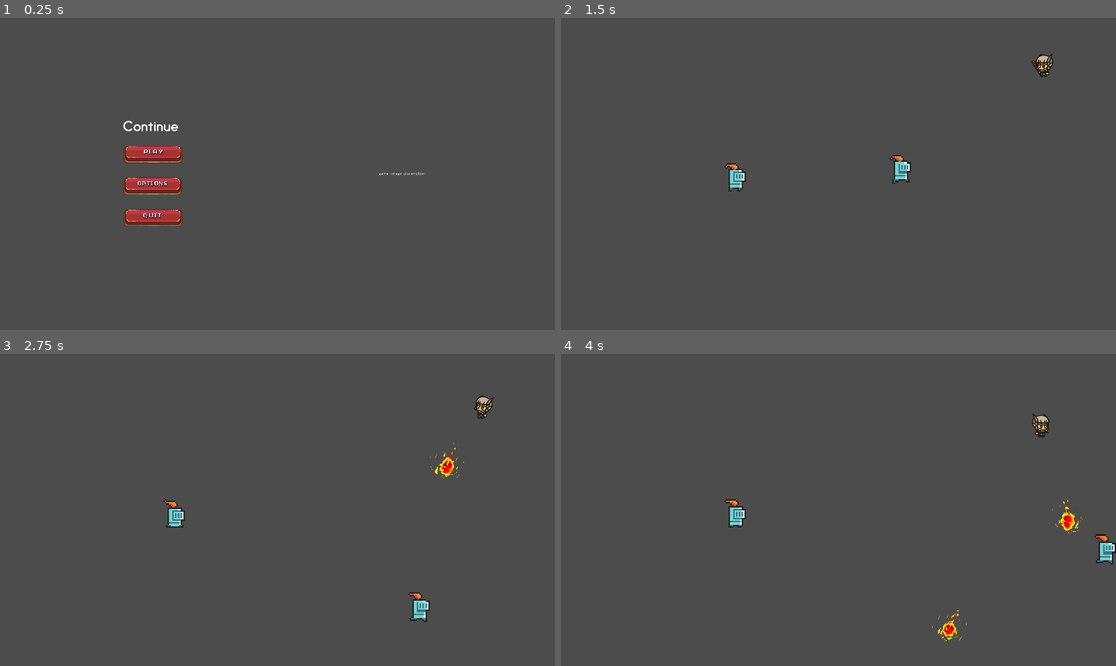
Above: before the commit, frames 1-4 (two rows, left to right).
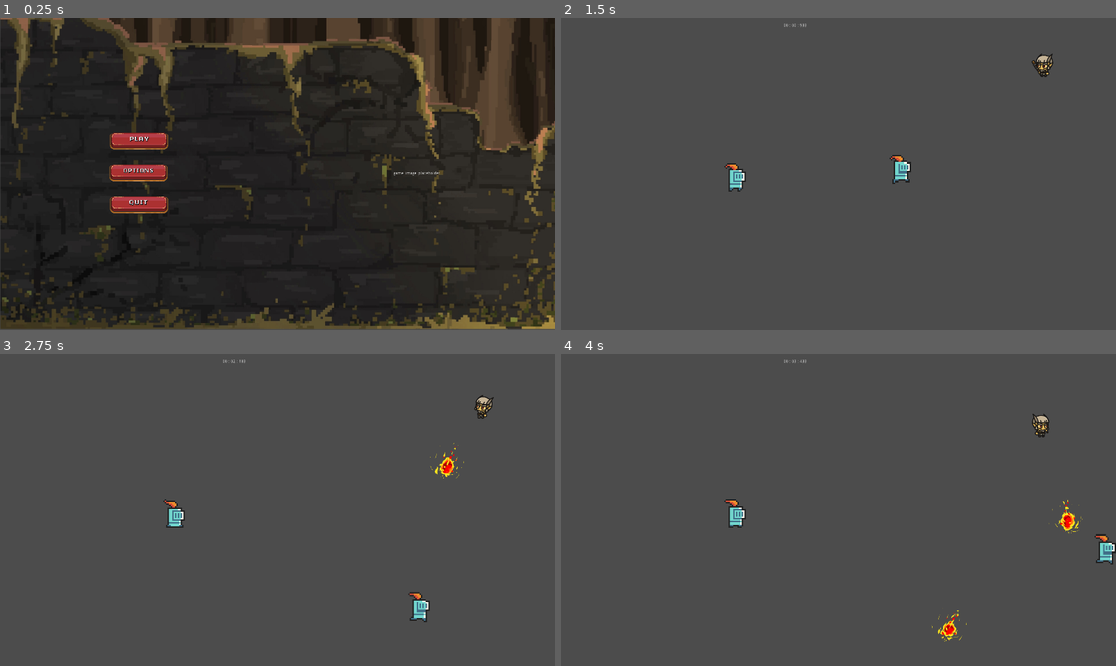
Above: after the commit, the same moments.

Repository: Thomas-Raveneau/SocialDungeons
Game: Godot game, scene res://Scenes/Menus/Main/Main.tscn
The game is run twice, just before and just after one commit, with the same random seed, the same clock (stepped at 60 frames per second) and the same inputs.
Inputs (mouse positions are in pixels of both pictures, inside the frame that each line leads up to; where the layout moved, square brackets give the same spot in the first picture):
- Up to frame 1 (0.25 s): no input
- Up to frame 2 (1.5 s): click (699, 142) [716, 155] at 0.5 s; hold D (move_right) from 1.28 s (still down); tap Shift (action_dash) at 1.35 s
- Up to frame 3 (2.75 s): release D (move_right) at 2.03 s; hold S (move_down) from 2.03 s (still down); tap Shift (action_dash) at 2.1 s
- Up to frame 4 (4 s): release S (move_down) at 2.78 s; hold D (move_right) 2.78-3.53 s; tap Shift (action_dash) at 2.85, 3.6 s; hold Z (move_up) from 3.53 s (still down)

The runs differ from the first frame. In frame 1, 98% of the frame differs, in the area x 0-100%, y 0-100%; in frame 2, less than 0.1%; in frame 3, less than 0.1%; in frame 4, less than 0.1%.

Commit message:
Added timer and background main menu

Diff:
--- a/Scenes/Maps/Main.tscn
+++ b/Scenes/Maps/Main.tscn
@@ -1,9 +1,10 @@
-[gd_scene load_steps=9 format=2]
+[gd_scene load_steps=10 format=2]
 
 [ext_resource path="res://Scenes/Player/Character.tscn" type="PackedScene" id=1]
 [ext_resource path="res://Scenes/Maps/Main.gd" type="Script" id=2]
 [ext_resource path="res://Scenes/Mobs/Monster.tscn" type="PackedScene" id=3]
 [ext_resource path="res://Scenes/Mobs/Archer.tscn" type="PackedScene" id=4]
+[ext_resource path="res://Scenes/Systems/Timer.tscn" type="PackedScene" id=5]
 
 [sub_resource type="SegmentShape2D" id=1]
 b = Vector2( 0, 1080 )
@@ -52,3 +53,9 @@
 [node name="Archer" parent="." instance=ExtResource( 4 )]
 position = Vector2( 1861.52, 68.7393 )
 scale = Vector2( 0.3, 0.3 )
+
+[node name="RichTextLabel" parent="." instance=ExtResource( 5 )]
+margin_left = 770.0
+margin_top = 19.0
+margin_right = 1064.0
+margin_bottom = 71.0
--- a/Scenes/Menus/Main/Main.gd
+++ b/Scenes/Menus/Main/Main.gd
@@ -10,11 +10,10 @@
 	print("Continue button pressed")
 
 func _on_NewGameButton_pressed():
-	get_tree().change_scene(WORLD_SCENE)
+	get_tree().change_scene("res://Scenes/Maps/Main.tscn")
 
 func _on_SettingsButton_pressed():
 	get_tree().change_scene(SETTINGS_MENU_SCENE)
 
-
 func _on_QuitButton_pressed() -> void:
 	get_tree().quit()
--- a/Scenes/Menus/Main/Main.tscn
+++ b/Scenes/Menus/Main/Main.tscn
@@ -1,6 +1,5 @@
 [gd_scene load_steps=9 format=2]
 
-[ext_resource path="res://Scenes/Menus/Main/Assets/label_continue.png" type="Texture" id=1]
 [ext_resource path="res://Scenes/Menus/Main/Assets/Button-Ui-Play1.png" type="Texture" id=2]
 [ext_resource path="res://Scenes/Menus/Main/Assets/Button-ui-Options.png" type="Texture" id=3]
 [ext_resource path="res://Scenes/Menus/Main/Main.gd" type="Script" id=4]
@@ -8,10 +7,15 @@
 [ext_resource path="res://Scenes/Menus/Main/Assets/button-ui-quit1.png" type="Texture" id=6]
 [ext_resource path="res://Scenes/Menus/Main/Assets/button-ui-quit2.png" type="Texture" id=7]
 [ext_resource path="res://Scenes/Menus/Main/Assets/Button-ui-Options2.png" type="Texture" id=8]
+[ext_resource path="res://Scenes/Menus/Main/Assets/backgroundMenu.jpg" type="Texture" id=9]
 
 [node name="Main" type="MarginContainer"]
 anchor_right = 1.0
 anchor_bottom = 1.0
+margin_left = -98.895
+margin_top = -99.8883
+margin_right = 101.105
+margin_bottom = 96.1117
 custom_constants/margin_right = 100
 custom_constants/margin_top = 100
 custom_constants/margin_left = 100
@@ -21,43 +25,46 @@
 "_edit_use_anchors_": false
 }
 
+[node name="TextureRect" type="TextureRect" parent="."]
+margin_left = 100.0
+margin_top = 100.0
+margin_right = 2020.0
+margin_bottom = 1176.0
+texture = ExtResource( 9 )
+
 [node name="HBoxContainer" type="HBoxContainer" parent="."]
 margin_left = 100.0
 margin_top = 100.0
-margin_right = 1820.0
-margin_bottom = 980.0
+margin_right = 2020.0
+margin_bottom = 1176.0
 
 [node name="CenterContainerLeft" type="CenterContainer" parent="HBoxContainer"]
-margin_right = 858.0
-margin_bottom = 880.0
+margin_right = 958.0
+margin_bottom = 1076.0
 size_flags_horizontal = 3
 size_flags_vertical = 3
 
 [node name="VBoxContainer" type="VBoxContainer" parent="HBoxContainer/CenterContainerLeft"]
-margin_left = 326.0
-margin_top = 256.0
-margin_right = 532.0
-margin_bottom = 624.0
+anchor_top = 0.197955
+anchor_bottom = 0.197955
+margin_left = 376.0
+margin_top = 397.0
+margin_right = 582.0
+margin_bottom = 679.0
 size_flags_horizontal = 3
 size_flags_vertical = 3
 custom_constants/separation = 50
 
-[node name="ContinueButton" type="TextureButton" parent="HBoxContainer/CenterContainerLeft/VBoxContainer"]
+[node name="NewGameButton" type="TextureButton" parent="HBoxContainer/CenterContainerLeft/VBoxContainer"]
 margin_right = 206.0
-margin_bottom = 36.0
-texture_normal = ExtResource( 1 )
-
-[node name="NewGameButton" type="TextureButton" parent="HBoxContainer/CenterContainerLeft/VBoxContainer"]
-margin_top = 86.0
-margin_right = 206.0
-margin_bottom = 146.0
+margin_bottom = 60.0
 texture_normal = ExtResource( 2 )
 texture_pressed = ExtResource( 5 )
 
 [node name="SettingsButton" type="TextureButton" parent="HBoxContainer/CenterContainerLeft/VBoxContainer"]
-margin_top = 196.0
+margin_top = 110.0
 margin_right = 206.0
-margin_bottom = 256.0
+margin_bottom = 170.0
 texture_normal = ExtResource( 3 )
 texture_pressed = ExtResource( 8 )
 __meta__ = {
@@ -65,27 +72,26 @@
 }
 
 [node name="QuitButton" type="TextureButton" parent="HBoxContainer/CenterContainerLeft/VBoxContainer"]
-margin_top = 306.0
+margin_top = 220.0
 margin_right = 206.0
-margin_bottom = 368.0
+margin_bottom = 282.0
 texture_normal = ExtResource( 6 )
 texture_pressed = ExtResource( 7 )
 
 [node name="CenterContainerRight" type="CenterContainer" parent="HBoxContainer"]
-margin_left = 862.0
-margin_right = 1720.0
-margin_bottom = 880.0
+margin_left = 962.0
+margin_right = 1920.0
+margin_bottom = 1076.0
 size_flags_horizontal = 3
 size_flags_vertical = 3
 
 [node name="Image_Placeholder" type="Label" parent="HBoxContainer/CenterContainerRight"]
-margin_left = 348.0
-margin_top = 433.0
-margin_right = 509.0
-margin_bottom = 447.0
+margin_left = 398.0
+margin_top = 531.0
+margin_right = 559.0
+margin_bottom = 545.0
 text = "game_image_placeholder"
 
-[connection signal="pressed" from="HBoxContainer/CenterContainerLeft/VBoxContainer/ContinueButton" to="." method="_on_ContinueButton_pressed"]
 [connection signal="pressed" from="HBoxContainer/CenterContainerLeft/VBoxContainer/NewGameButton" to="." method="_on_NewGameButton_pressed"]
 [connection signal="pressed" from="HBoxContainer/CenterContainerLeft/VBoxContainer/SettingsButton" to="." method="_on_SettingsButton_pressed"]
 [connection signal="pressed" from="HBoxContainer/CenterContainerLeft/VBoxContainer/QuitButton" to="." method="_on_QuitButton_pressed"]
--- /dev/null
+++ b/Scenes/Systems/RichTextLabel.gd
@@ -0,0 +1,22 @@
+extends RichTextLabel
+
+
+# Declare member variables here. Examples:
+# var a = 2
+# var b = "text"
+
+var started: bool = false
+var minutes: int = 0
+var seconds: int = 0
+var milliseconds: int = 0
+
+# Called when the node enters the scene tree for the first time.
+func _ready():
+	set_text(str(minutes) + ':' + str(seconds) + ':' + str(milliseconds))
+
+func _process(delta):
+	seconds += delta
+	seconds = fmod(seconds, delta)
+# Called every frame. 'delta' is the elapsed time since the previous frame.
+#func _process(delta):
+#	pass
--- /dev/null
+++ b/Scenes/Systems/Timer.gd
@@ -0,0 +1,29 @@
+extends RichTextLabel
+
+
+# Declare member variables here. Examples:
+# var a = 2
+# var b = "text"
+
+var timer_state: bool = false
+var time: float = 0
+
+# Called when the node enters the scene tree for the first time.
+func _ready():
+	timer_state = true
+
+func _process(delta):
+	if (timer_state == true):
+		time += delta
+		print(delta)
+		var minutes: int = fmod(time, 60 * 60) / 60
+		var seconds: int = fmod(time, 60)
+		var milliseconds: int = fmod(time, 1)* 1000
+
+		text = "%02d : %02d : %03d" % [minutes, seconds, milliseconds]
+		pass
+
+#		set_text(str(minutes) + ':' + str(seconds) + ':' + str(milliseconds))
+# Called every frame. 'delta' is the elapsed time since the previous frame.
+#func _process(delta):
+#	pass
--- /dev/null
+++ b/Scenes/Systems/Timer.tscn
@@ -0,0 +1,11 @@
+[gd_scene load_steps=2 format=2]
+
+[ext_resource path="res://Scenes/Systems/Timer.gd" type="Script" id=1]
+
+[node name="RichTextLabel" type="RichTextLabel"]
+margin_right = 40.0
+margin_bottom = 40.0
+script = ExtResource( 1 )
+__meta__ = {
+"_edit_use_anchors_": false
+}
Binary file added: Scenes/Menus/Main/Assets/backgroundMenu.jpg
Not shown, added: Scenes/Menus/Main/Assets/backgroundMenu.jpg.import
